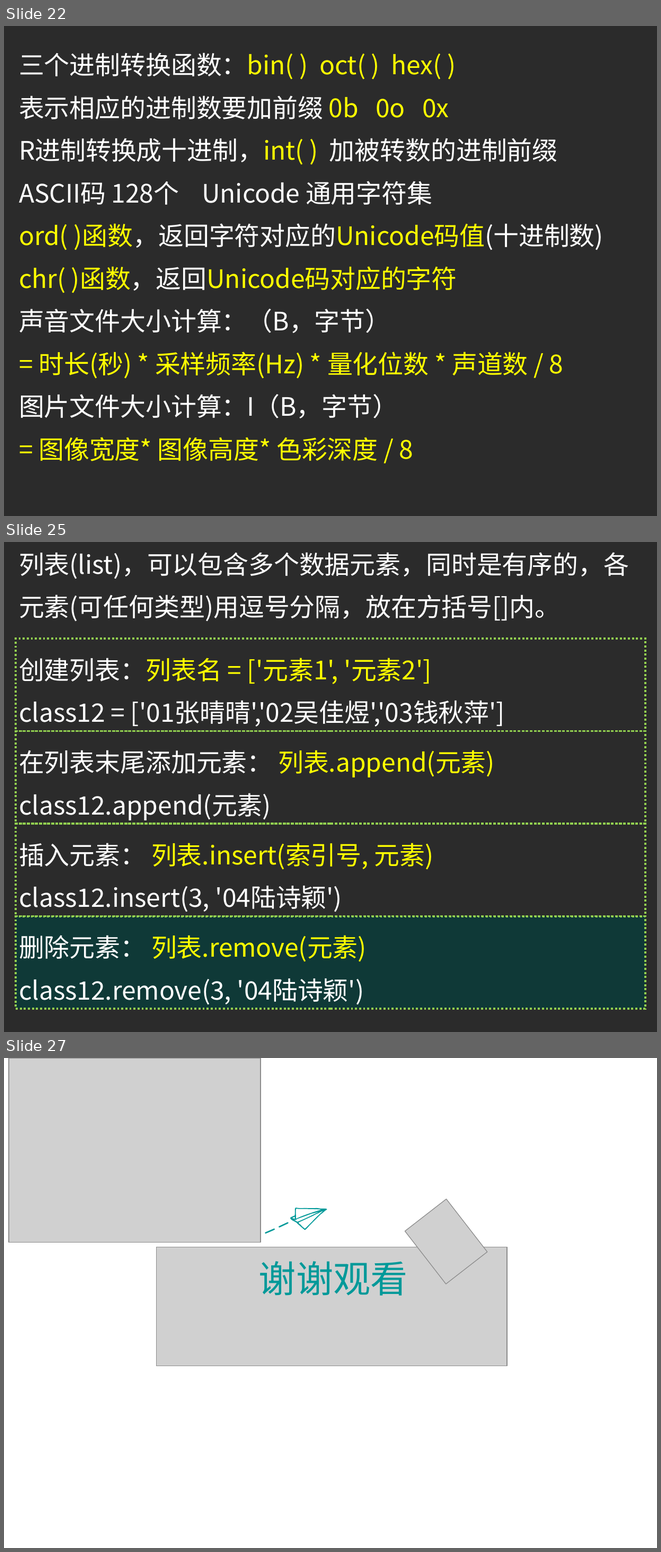
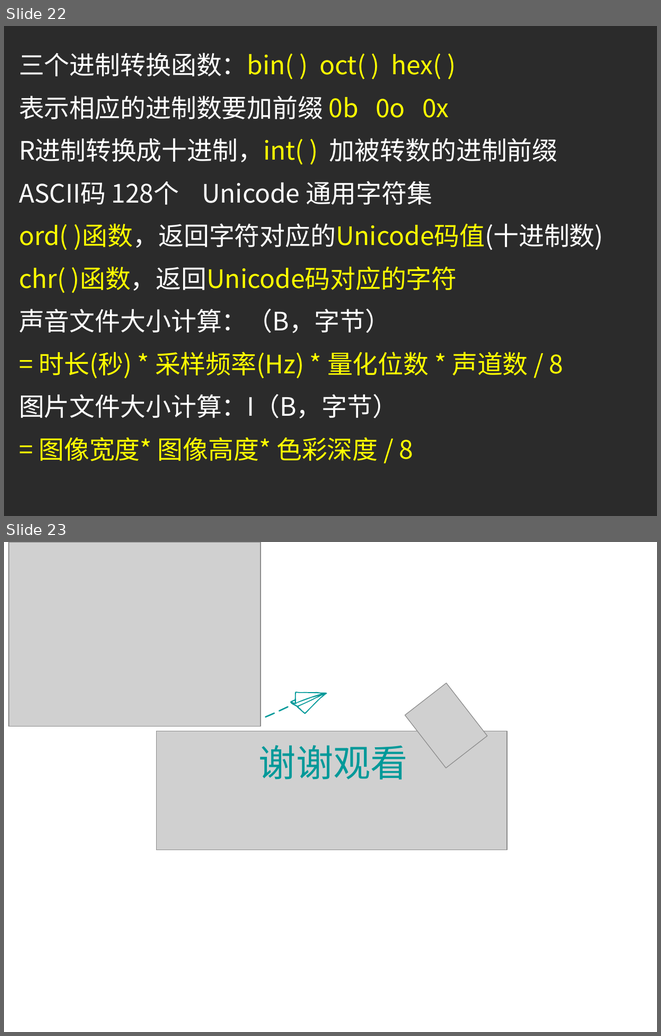
Before and after one commit to hongm32/2020design, a slide deck: 【第13-14课】数据编码/【第14课】数据编码.pptx. Shown one above the other, each under a label of ours: slides 22, 25 and 27 before the commit, slides 22 and 23 after it; the slides between them are not shown. The pictures are 661x1552 and 661x1036 pixels, drawn with LibreOffice and Linux fonts; fonts in the diff are those of the drawing; grey boxes stand for pictures; background and template pictures are left out; a plain dark background stands for a picture behind light text. Boxes give left, top, right and bottom in pixels: in the first picture for what was removed or moved away, otherwise in the second. Text is boxed around its words. In the diff, an @@ line names an element or a change of style, - is before the commit and + after.

Commit message:
增加《【第15课】列表及其应用》课件、源码

```diff
--- a/【第13-14课】数据编码/【第14课】数据编码.pptx
+++ b/【第13-14课】数据编码/【第14课】数据编码.pptx
@@ slide 25 removed at box(4, 542, 657, 1032), background picture (left out) @@
@@ text removed at box(19, 552, 629, 622) @@
-列表(list)，可以包含多个数据元素，同时是有序的，各元素(可任何类型)用逗号分隔，放在方括号[]内。
@@ rectangle removed at box(16, 638, 645, 731) @@
-创建列表：列表名 = ['元素1', '元素2']
-class12 = ['01张晴晴','02吴佳煜','03钱秋萍']
@@ rectangle removed at box(16, 731, 645, 823) @@
-在列表末尾添加元素： 列表.append(元素)
-class12.append(元素)
@@ rectangle removed at box(16, 823, 645, 916) @@
-插入元素： 列表.insert(索引号, 元素)
-class12.insert(3, '04陆诗颖')
@@ rectangle removed at box(16, 916, 645, 1009) @@
-删除元素： 列表.remove(元素)
-class12.remove(3, '04陆诗颖')
@@ what was slide 27 is now slide 23 @@
```
Also in this commit, not shown: 1 slide changed, 3 other slides removed, 9 other files.
